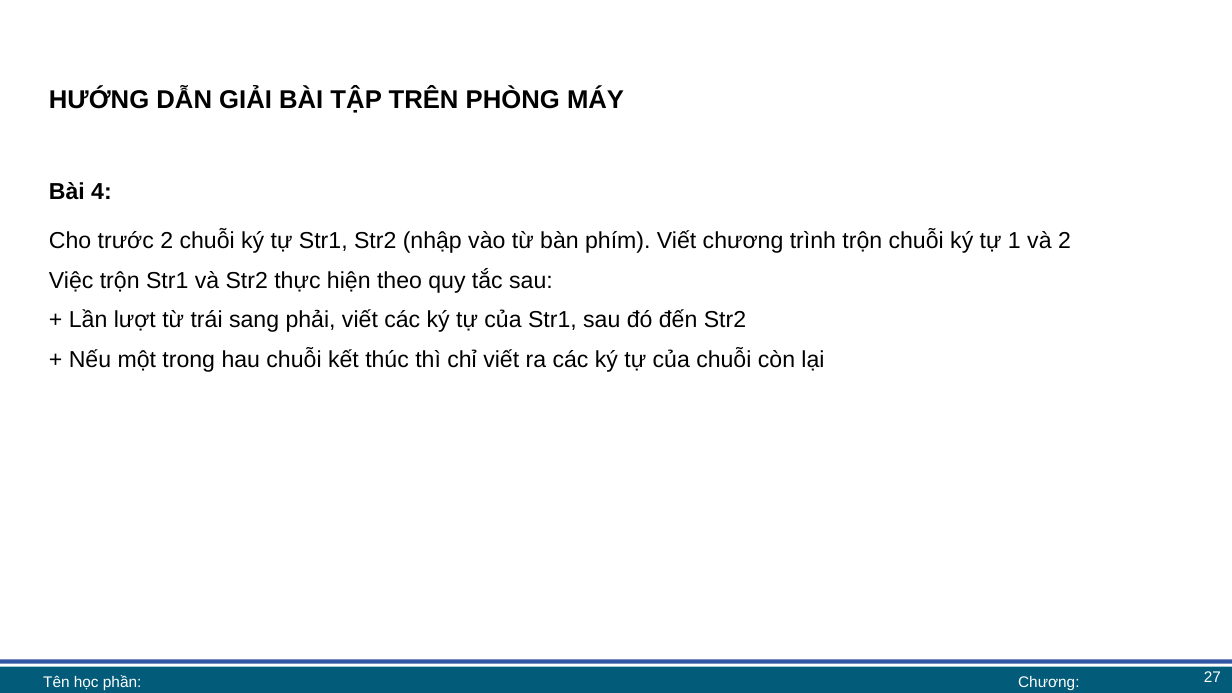
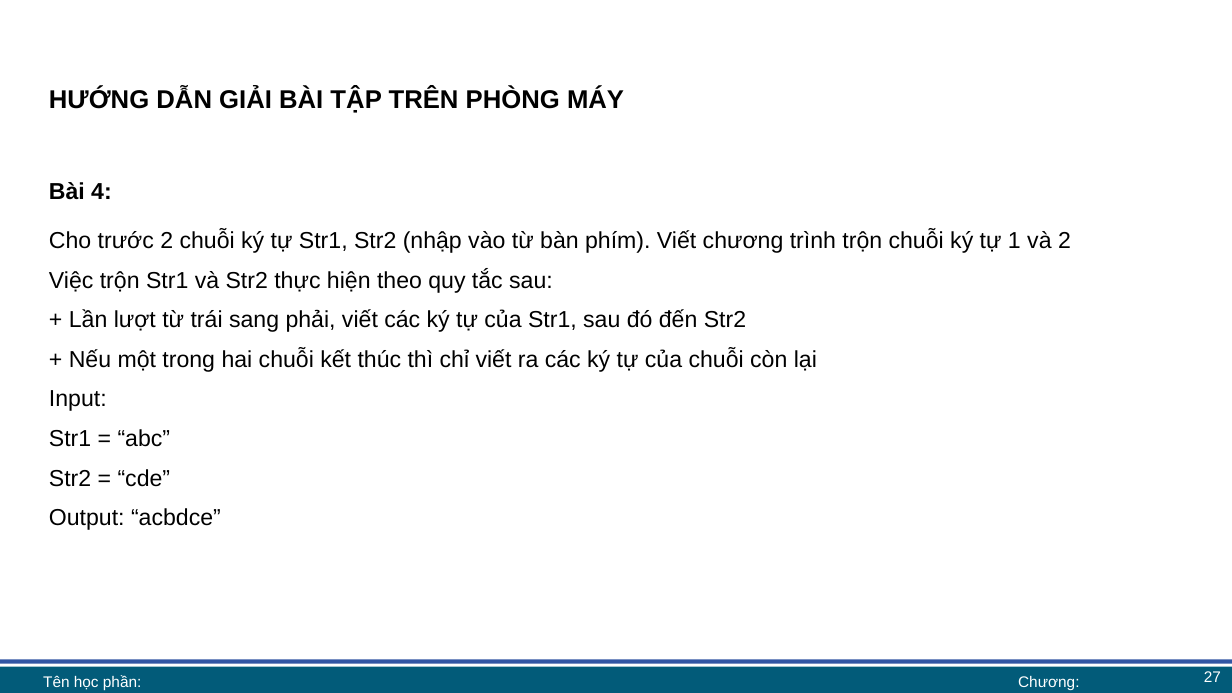
Before and after one commit to lhaaaaa/17A2-Ca-sang, a slide deck: slide 27 of Lab 5/Lab 5 bài giảng.pptx. Drawn at 1232x693 pixels with LibreOffice and Linux fonts; fonts in the diff are those of the drawing; background and template pictures are left out. Boxes give left, top, right and bottom in pixels: in the first picture for what was removed or moved away, otherwise in the second. Text is boxed around its words. In the diff, an @@ line names an element or a change of style, - is before the commit and + after.

```diff
--- a/Lab 5/Lab 5 bài giảng.pptx
+++ b/Lab 5/Lab 5 bài giảng.pptx
@@ text at box(49, 348, 817, 530): text changed @@
-+ Nếu một trong hau chuỗi kết thúc thì chỉ viết ra các ký tự của chuỗi còn lại
++ Nếu một trong hai chuỗi kết thúc thì chỉ viết ra các ký tự của chuỗi còn lại
+Input:
+Str1 = “abc”
+Str2 = “cde”
+Output: “acbdce”
```
Also in this commit, not shown: 7 other slides changed, 2 other files.
